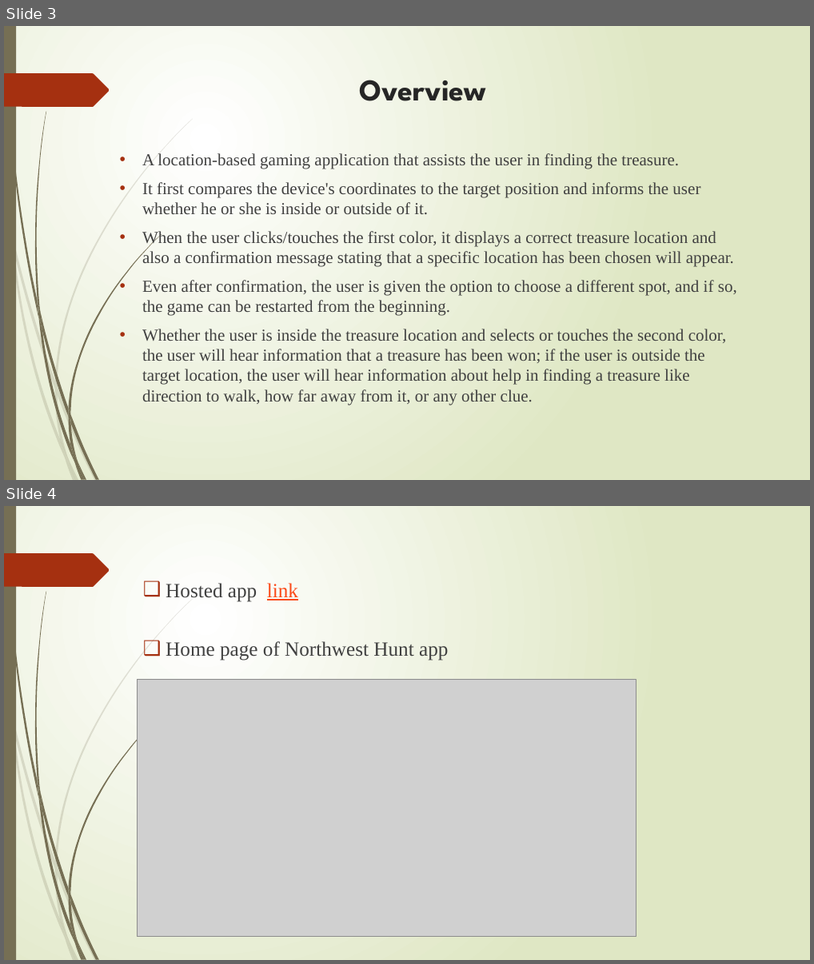
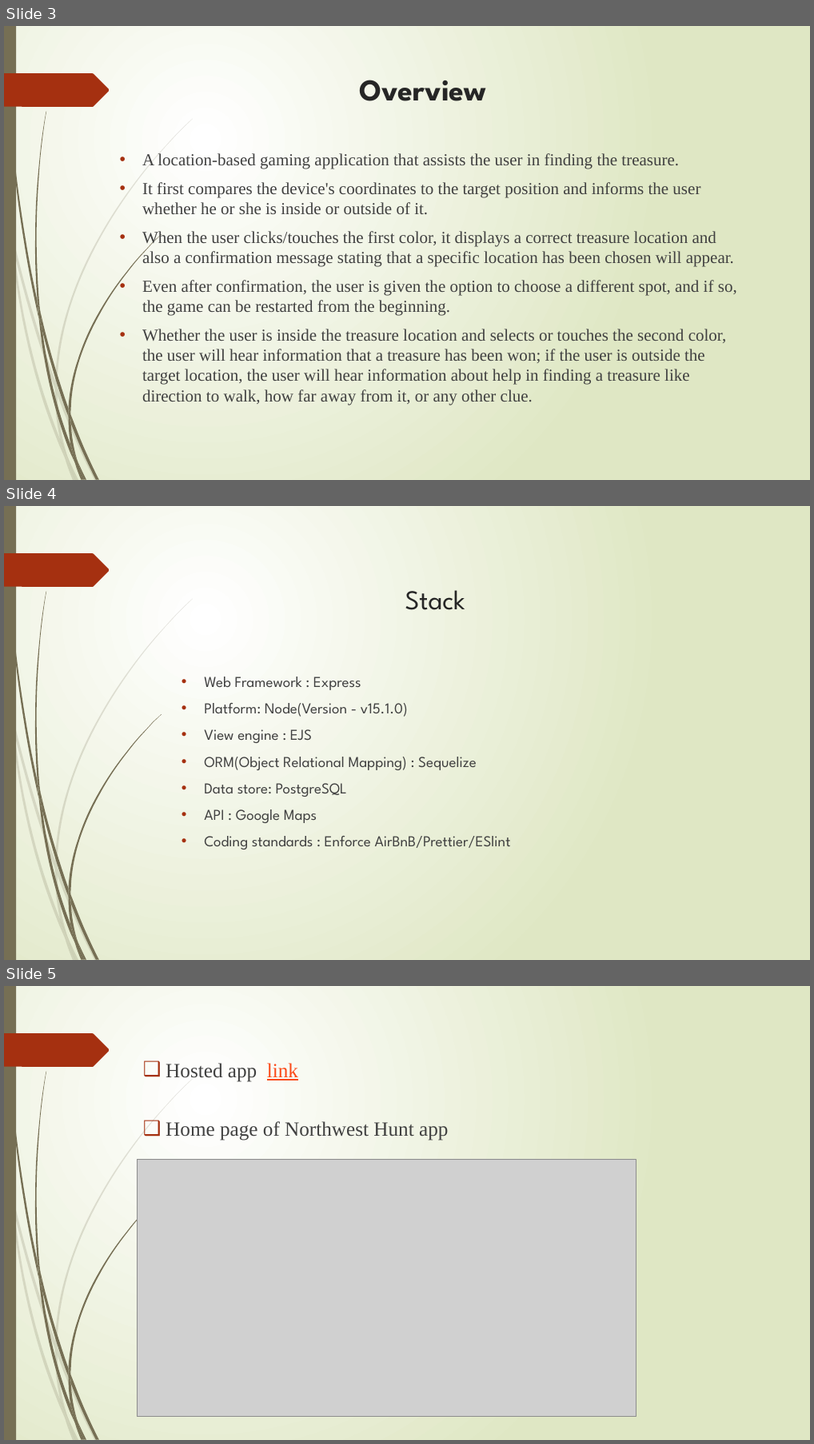
Before and after one commit to nrajubn/Full-Stack-App, a slide deck: Northwest hunt.pptx. Shown one above the other, each under a label of ours: slides 3 and 4 before the commit, slides 3, 4 and 5 after it. The pictures are 814x964 and 814x1444 pixels, drawn with LibreOffice and Linux fonts; fonts in the diff are those of the drawing; grey boxes stand for pictures. Boxes give left, top, right and bottom in pixels: in the first picture for what was removed or moved away, otherwise in the second. Text is boxed around its words. In the diff, an @@ line names an element or a change of style, - is before the commit and + after.

Commit message:
added stack details in ppt

```diff
--- a/Northwest hunt.pptx
+++ b/Northwest hunt.pptx
@@ slide 4 added at <box>4,506,810,960</box>, background gradient #FFFFFF to #DFE8C4; not listed: 24 template elements that a slide beside it also shows @@
@@ title added at <box>406,590,466,610</box>, 32.4 pt, text #262626 @@
+Stack
@@ text added at <box>204,676,511,849</box>, 18 pt, text #404040 @@
+• Web Framework : Express
+• Platform: Node(Version - v15.1.0)
+• View engine : EJS
+• ORM(Object Relational Mapping) : Sequelize
+• Data store: PostgreSQL
+• API : Google Maps
+• Coding standards : Enforce AirBnB/Prettier/ESlint
@@ what was slide 4 is now slide 5 @@
```
